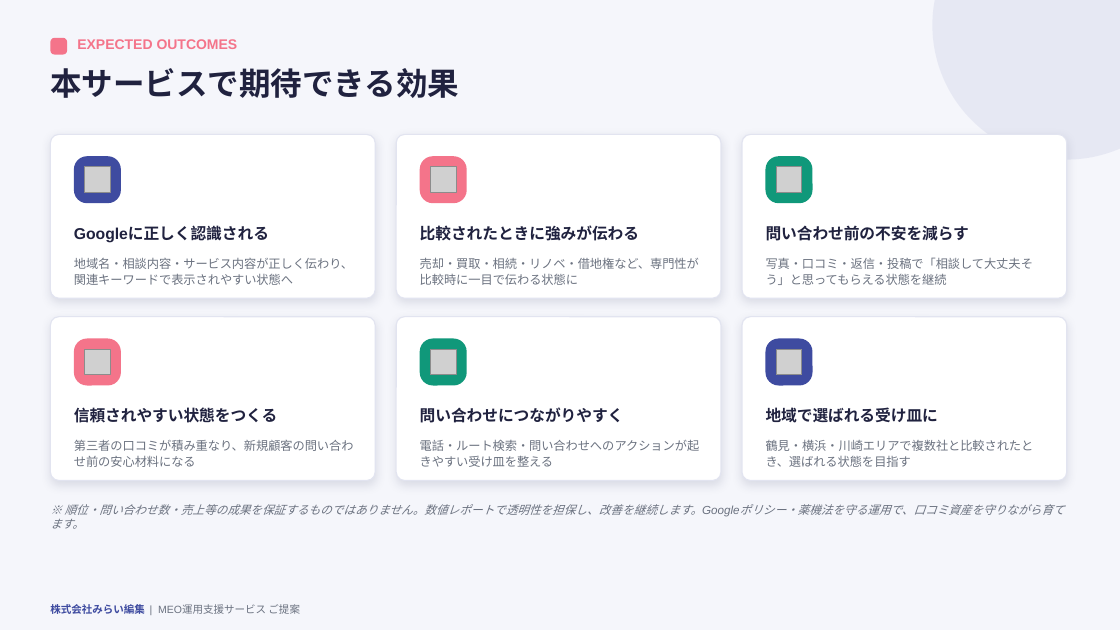
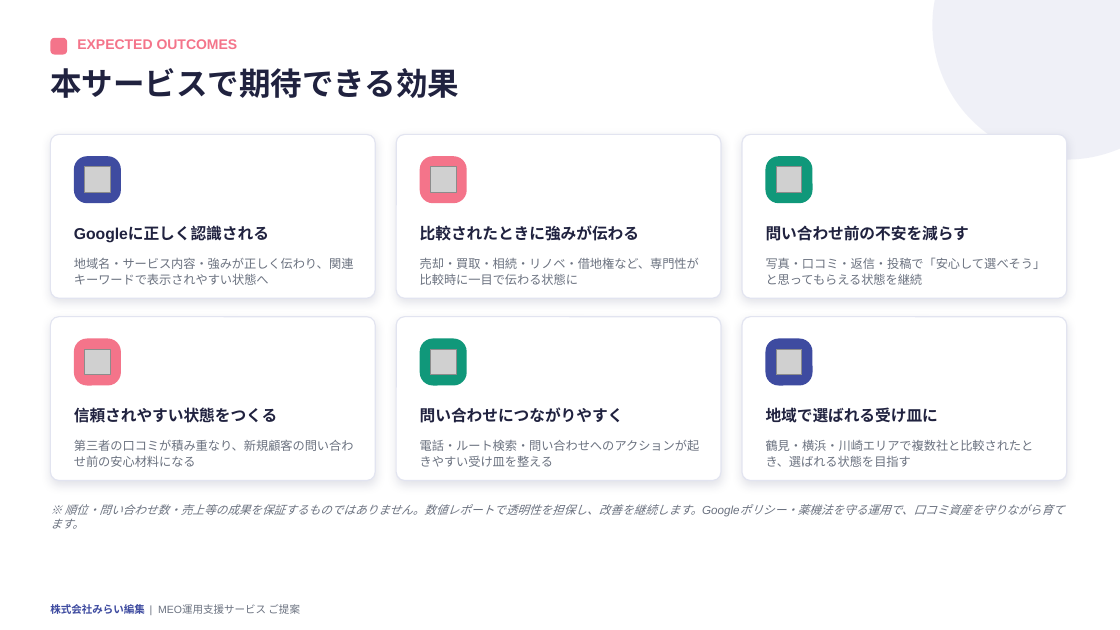
Before and after one commit to kkawano5-ui/website-redesign-machine-, a slide deck: slide 10 of proposal-generator/template/proposal_template.pptx. Drawn at 1120x630 pixels with LibreOffice and Linux fonts; fonts in the diff are those of the drawing; grey boxes stand for pictures. Boxes give left, top, right and bottom in pixels: in the first picture for what was removed or moved away, otherwise in the second. Text is boxed around its words. In the diff, an @@ line names an element or a change of style, - is before the commit and + after.

```diff
--- a/proposal-generator/template/proposal_template.pptx
+++ b/proposal-generator/template/proposal_template.pptx
@@ background #F5F6FB to #FFFFFF @@
@@ text at (74, 258, 354, 285): text changed @@
-地域名・相談内容・サービス内容が正しく伝わり、関連キーワードで表示されやすい状態へ
+地域名・サービス内容・強みが正しく伝わり、関連キーワードで表示されやすい状態へ
@@ text at (766, 257, 1046, 285): text changed @@
-写真・口コミ・返信・投稿で「相談して大丈夫そう」と思ってもらえる状態を継続
+写真・口コミ・返信・投稿で「安心して選べそう」と思ってもらえる状態を継続
```
Also in this commit, not shown: 11 other slides changed.
